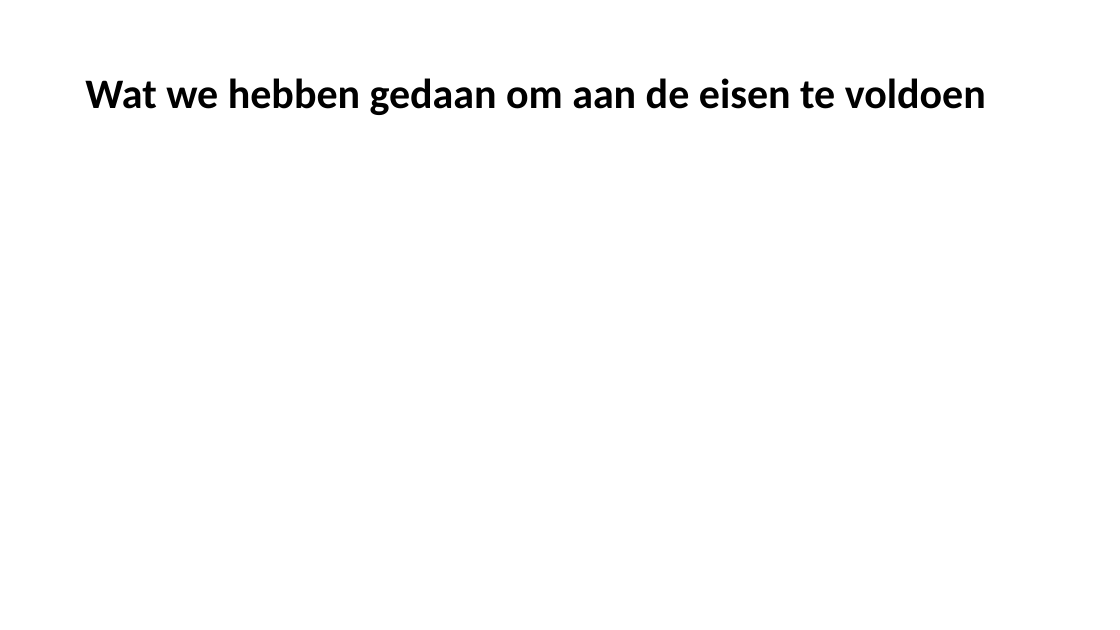
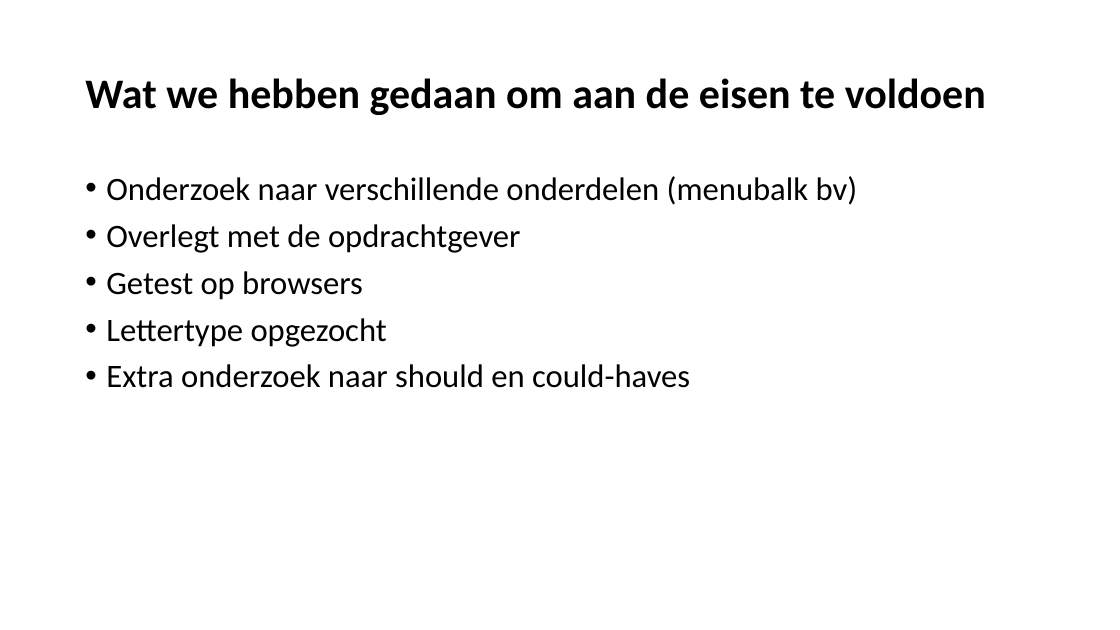
Before and after one commit to jr-development/PC4U-V2.0, a slide deck: slide 6 of Powerpoint-presentatie/JR-Webdevelopment presents PC4U.pptx. Drawn at 1120x630 pixels with LibreOffice and Linux fonts; fonts in the diff are those of the drawing; background and template pictures are left out. Boxes give left, top, right and bottom in pixels: in the first picture for what was removed or moved away, otherwise in the second. Text is boxed around its words. In the diff, an @@ line names an element or a change of style, - is before the commit and + after.

```diff
--- a/Powerpoint-presentatie/JR-Webdevelopment presents PC4U.pptx
+++ b/Powerpoint-presentatie/JR-Webdevelopment presents PC4U.pptx
@@ text added at box(106, 176, 858, 388), 28 pt, text #000000 @@
+• Onderzoek naar verschillende onderdelen (menubalk bv)
+• Overlegt met de opdrachtgever
+• Getest op browsers
+• Lettertype opgezocht
+• Extra onderzoek naar should en could-haves
```
Also in this commit, not shown: 3 other slides changed, 7 other files.
